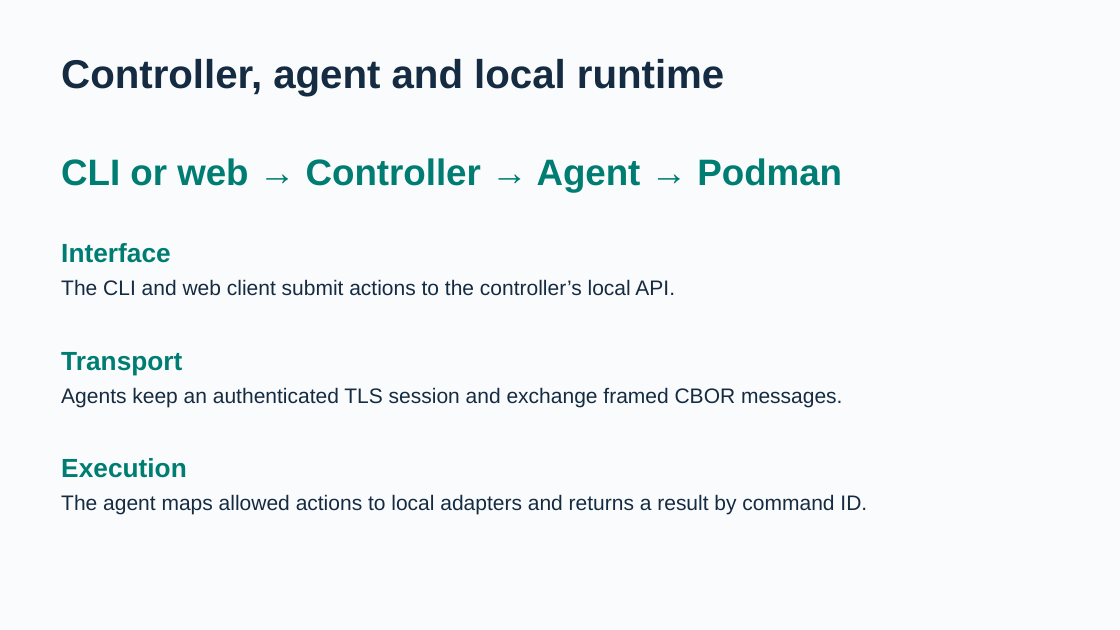
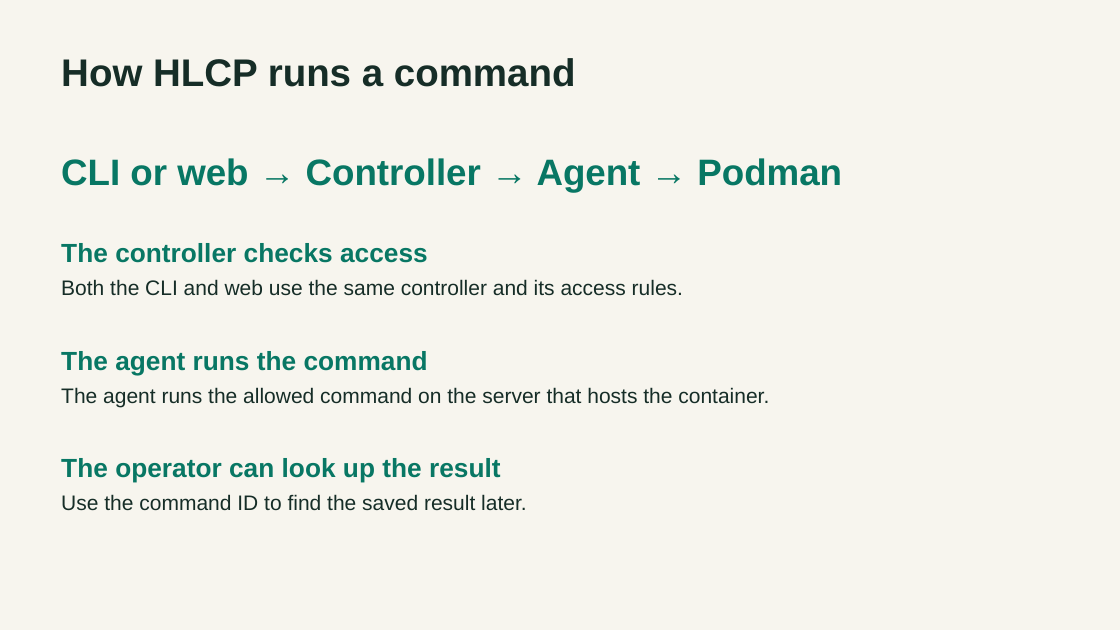
Before and after one commit to goffamartin/homelab-control-plane, a slide deck: slide 5 of evaluation/HLCP_final_results_EN.pptx (slide 3 before the commit). Drawn at 1120x630 pixels with LibreOffice and Linux fonts; fonts in the diff are those of the drawing. Boxes give left, top, right and bottom in pixels: in the first picture for what was removed or moved away, otherwise in the second. Text is boxed around its words. In the diff, an @@ line names an element or a change of style, - is before the commit and + after.

Commit message:
Align semester reports and documentation with the final results

```diff
--- a/evaluation/HLCP_final_results_EN.pptx
+++ b/evaluation/HLCP_final_results_EN.pptx
@@ background #FAFBFC to #F7F5EE @@
@@ text at <box>61,58,576,87</box>: text changed; size 34.5 to 33 pt; text colour #152B42 to #162D27 @@
-Controller, agent and local runtime
+How HLCP runs a command
@@ text at <box>61,243,428,263</box>: text changed; text colour #007D72 to #087764 @@
-Interface
+The controller checks access
@@ text at <box>61,279,683,296</box>: text changed; text colour #152B42 to #162D27 @@
-The CLI and web client submit actions to the controller’s local API.
+Both the CLI and web use the same controller and its access rules.
@@ text at <box>61,351,428,375</box>: text changed; text colour #007D72 to #087764 @@
-Transport
+The agent runs the command
@@ text at <box>61,387,769,407</box>: text changed; text colour #152B42 to #162D27 @@
-Agents keep an authenticated TLS session and exchange framed CBOR messages.
+The agent runs the allowed command on the server that hosts the container.
@@ text at <box>61,458,501,483</box>: text changed; text colour #007D72 to #087764 @@
-Execution
+The operator can look up the result
@@ text at <box>61,494,526,511</box>: text changed; text colour #152B42 to #162D27 @@
-The agent maps allowed actions to local adapters and returns a result by command ID.
+Use the command ID to find the saved result later.
```
Also in this commit, not shown: 5 other slides changed, 7 slides added, 7 slides removed, 6 other files.
